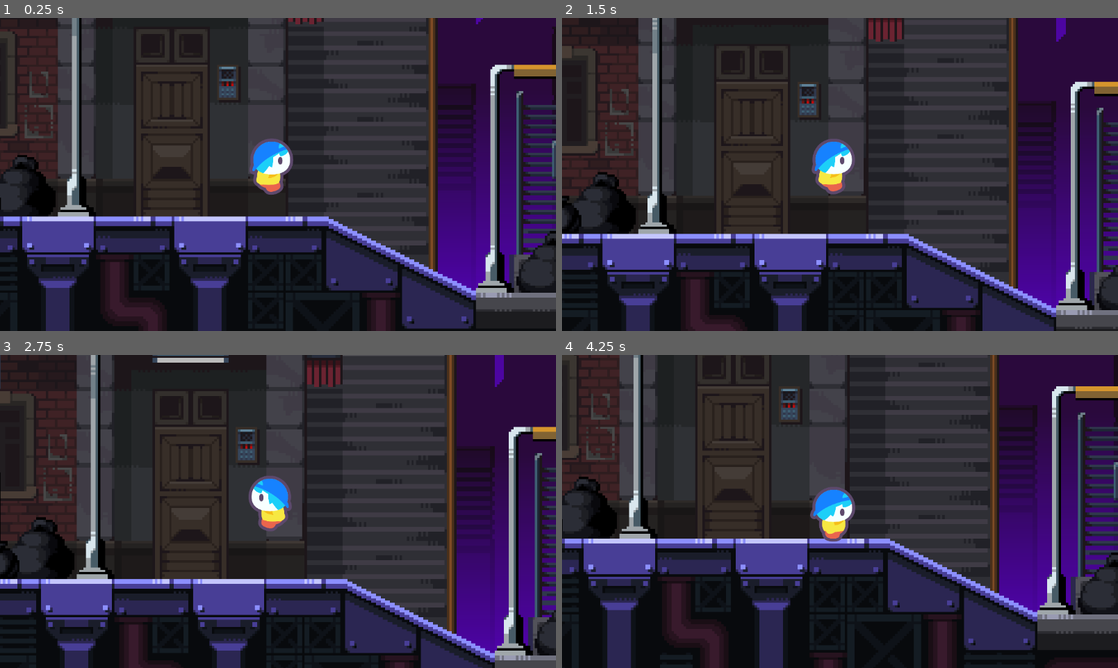
Above: before the commit, frames 1-4 (two rows, left to right).
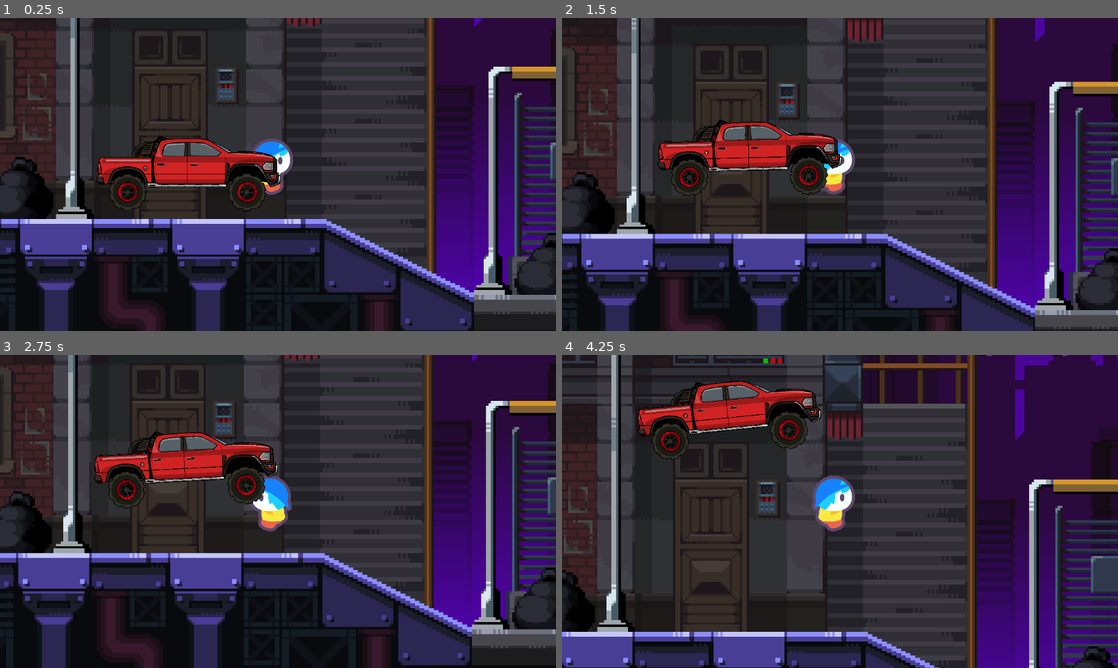
Above: after the commit, the same moments.

Repository: Divya-Darshan/GMEL
Game: Godot game, scene res://world.tscn
Same seed, same stepped clock (60 frames per second), same inputs: the game is played once before the commit and once after it.
Inputs:
- Up to frame 1 (0.25 s): no input
- Up to frame 2 (1.5 s): tap Enter (ui_accept) at 0.5, 0.77, 1.07 s; hold A (a) 0.53-1.28 s; tap D (d) at 0.8, 1.35 s
- Up to frame 3 (2.75 s): tap Enter (ui_accept) at 1.52, 1.55, 1.82 s; hold Enter (ui_accept) from 2.03 s (still down); tap A (a) at 2.3 s
- Up to frame 4 (4.25 s): release Enter (ui_accept) at 2.78 s; tap A (a) at 2.85 s; tap Enter (ui_accept) at 3.02, 3.32, 3.77, 3.8, 4.07 s; tap D (d) at 3.05 s; hold D (d) from 3.53 s (still down)

The runs differ from the first frame. In frame 1, 18% of the frame differs, in the area x 0-100%, y 0-100%; in frame 2, 36%; in frame 3, 49%; in frame 4, 63%.

Commit message:
car controls by the player

Diff:
--- a/cars/Dodge Ram Rebel TRX/dodge.tscn
+++ b/cars/Dodge Ram Rebel TRX/dodge.tscn
@@ -1,47 +1,23 @@
 [gd_scene format=3 uid="uid://bxb00sonenkqv"]
 
+[ext_resource type="Script" uid="uid://b81xiqkd0m8l8" path="res://cars/car.gd" id="1_fldve"]
 [ext_resource type="Texture2D" uid="uid://cogll4hsoi4cn" path="res://cars/Dodge Ram Rebel TRX/car-body.png" id="1_kwffn"]
 [ext_resource type="Texture2D" uid="uid://d3u1ehwiqo5xj" path="res://cars/Dodge Ram Rebel TRX/car-wheel.png" id="2_1d1nf"]
 
-[sub_resource type="GDScript" id="GDScript_1d1nf"]
-script/source = "extends RigidBody2D
-
-@onready var back_wheel: RigidBody2D = $back/RigidBody2D
-@onready var front_wheel: RigidBody2D = $front/RigidBody2D
-@onready var animated_sprite_2d: AnimatedSprite2D = $player/AnimatedSprite2D
-
-var speed = 60000
-var jump_force = -800
-
-func _physics_process(delta):
-	var dir = 0
-
-	if Input.is_action_pressed(\"d\"):
-		dir += 1
-	if Input.is_action_pressed(\"a\"):
-		dir -= 1
-
-	if dir != 0:
-		back_wheel.apply_torque_impulse(dir * speed * delta * 60)
-		front_wheel.apply_torque_impulse(dir * speed * delta * 60)
-
-		animated_sprite_2d.play(\"move\")
-		animated_sprite_2d.flip_h = dir < 0
-	else:
-		animated_sprite_2d.play(\"idle\")
-
-	if Input.is_action_just_pressed(\"ui_accept\"):
-		back_wheel.apply_impulse(Vector2(0, jump_force))
-		front_wheel.apply_impulse(Vector2(0, jump_force))
-		apply_impulse(Vector2(0, jump_force * 0.6))
-
-		animated_sprite_2d.play(\"jump\")
-"
+[sub_resource type="CapsuleShape2D" id="CapsuleShape2D_cslfh"]
 
 [sub_resource type="CircleShape2D" id="CircleShape2D_fldve"]
 
 [node name="Dodge" type="RigidBody2D" unique_id=264630696 groups=["Dodge"]]
-script = SubResource("GDScript_1d1nf")
+script = ExtResource("1_fldve")
+
+[node name="Area2D" type="Area2D" parent="." unique_id=1070739962]
+
+[node name="CollisionShape2D" type="CollisionShape2D" parent="Area2D" unique_id=1427956078]
+position = Vector2(-9, 62)
+rotation = -1.557868
+scale = Vector2(-27.67339, 41.542694)
+shape = SubResource("CapsuleShape2D_cslfh")
 
 [node name="CollisionPolygon2D" type="CollisionPolygon2D" parent="." unique_id=1167790462]
 scale = Vector2(0.6528164, 0.6528164)
@@ -49,11 +25,11 @@
 
 [node name="CarBody" type="Sprite2D" parent="." unique_id=541375231]
 position = Vector2(3, -14)
-scale = Vector2(0.6528164, 0.6528164)
+scale = Vector2(1.3996619, 1.3996619)
 texture = ExtResource("1_kwffn")
 
 [node name="back" type="PinJoint2D" parent="." unique_id=1522615666]
-position = Vector2(-143, 71)
+position = Vector2(-313, 147)
 node_a = NodePath("..")
 node_b = NodePath("RigidBody2D")
 
@@ -61,29 +37,32 @@
 position = Vector2(-1, 0)
 
 [node name="CarWheel" type="Sprite2D" parent="back/RigidBody2D" unique_id=1906955]
-position = Vector2(0.014343262, -0.36911392)
-scale = Vector2(0.76690567, 0.76690567)
+position = Vector2(-1.4207764, -0.23392868)
+scale = Vector2(1.6263205, 1.6263205)
 texture = ExtResource("2_1d1nf")
 
 [node name="CollisionShape2D" type="CollisionShape2D" parent="back/RigidBody2D" unique_id=763439151]
-position = Vector2(1.0143433, -1.3691139)
-scale = Vector2(4.2900586, 4.2900586)
+position = Vector2(-0.4207766, -1.2339287)
+scale = Vector2(9.097612, 9.097612)
 shape = SubResource("CircleShape2D_fldve")
 
 [node name="front" type="PinJoint2D" parent="." unique_id=219527839]
-position = Vector2(149, 74)
+position = Vector2(317, 150)
 node_a = NodePath("..")
 node_b = NodePath("RigidBody2D")
 
 [node name="RigidBody2D" type="RigidBody2D" parent="front" unique_id=1578371911]
-position = Vector2(-1, 0)
+position = Vector2(-6, -2)
 
 [node name="CarWheel" type="Sprite2D" parent="front/RigidBody2D" unique_id=1569398537]
-position = Vector2(-0.26309967, 0.33075118)
-scale = Vector2(0.81228155, 0.81228155)
+position = Vector2(-0.50006104, -1.3292313)
+scale = Vector2(1.6583323, 1.6583323)
 texture = ExtResource("2_1d1nf")
 
 [node name="CollisionShape2D" type="CollisionShape2D" parent="front/RigidBody2D" unique_id=904540218]
-position = Vector2(0.7369003, -0.6692505)
-scale = Vector2(4.5438905, 4.5438905)
+position = Vector2(0.4998169, -2.3292294)
+scale = Vector2(9.276686, 9.276686)
 shape = SubResource("CircleShape2D_fldve")
+
+[connection signal="body_entered" from="Area2D" to="." method="_on_area_2d_body_entered"]
+[connection signal="body_exited" from="Area2D" to="." method="_on_area_2d_body_exited"]
--- /dev/null
+++ b/cars/car.gd
@@ -0,0 +1,48 @@
+extends RigidBody2D
+
+@onready var back_wheel: RigidBody2D = $back/RigidBody2D
+@onready var front_wheel: RigidBody2D = $front/RigidBody2D
+@onready var animated_sprite_2d: AnimatedSprite2D = $player/AnimatedSprite2D
+
+var speed := 900
+var jump_force := -800
+
+var float_force := -40.0        # how strong the “fly up” effect is
+var float_interval := 0.07      # how often to add the small impulse
+var float_timer := 0.0
+
+func _ready() -> void:
+	set_physics_process(false)
+
+func _physics_process(delta: float) -> void:
+	var dir := 0
+
+	if Input.is_action_pressed("d"):
+		dir += 1
+	if Input.is_action_pressed("a"):
+		dir -= 1
+
+	if dir != 0:
+		back_wheel.apply_torque_impulse(dir * speed * delta * 60)
+		front_wheel.apply_torque_impulse(dir * speed * delta * 60)
+
+	# normal jump impulse
+	if Input.is_action_just_pressed("ui_accept"):
+		back_wheel.apply_impulse(Vector2(0, jump_force))
+		front_wheel.apply_impulse(Vector2(0, jump_force))
+		apply_impulse(Vector2(0, jump_force * 0.6))
+
+	# extra slow-fly effect while holding jump
+	if Input.is_action_pressed("ui_accept"):
+		float_timer -= delta
+		if float_timer <= 0.0:
+			apply_central_impulse(Vector2(0, float_force))
+			float_timer = float_interval
+	else:
+		float_timer = 0.0
+
+func _on_area_2d_body_entered(body: Node2D) -> void:
+	set_physics_process(true)
+
+func _on_area_2d_body_exited(body: Node2D) -> void:
+	set_physics_process(false)
--- a/char/player.tscn
+++ b/char/player.tscn
@@ -203,7 +203,7 @@
 position = Vector2(4, 218)
 amount = 3
 texture = ExtResource("1_vx1ls")
-lifetime = 0.09999999999999999
+lifetime = 0.1
 speed_scale = 0.5
 explosiveness = 0.15
 randomness = 1.0
--- a/world.tscn
+++ b/world.tscn
@@ -2,6 +2,7 @@
 
 [ext_resource type="Texture2D" uid="uid://coahgarjvtnno" path="res://map/Social/MockUp-01.png" id="1_aqk2v"]
 [ext_resource type="PackedScene" uid="uid://c2f50chwb4hgp" path="res://char/player.tscn" id="2_fj7yv"]
+[ext_resource type="PackedScene" uid="uid://bxb00sonenkqv" path="res://cars/Dodge Ram Rebel TRX/dodge.tscn" id="3_tlwt5"]
 
 [node name="world" type="Node2D" unique_id=1537951377]
 
@@ -17,3 +18,6 @@
 
 [node name="player" parent="." unique_id=666402882 instance=ExtResource("2_fj7yv")]
 position = Vector2(47, 93)
+
+[node name="Dodge" parent="." unique_id=264630696 instance=ExtResource("3_tlwt5")]
+position = Vector2(-379, 216)
Not shown, added: cars/car.gd.uid
